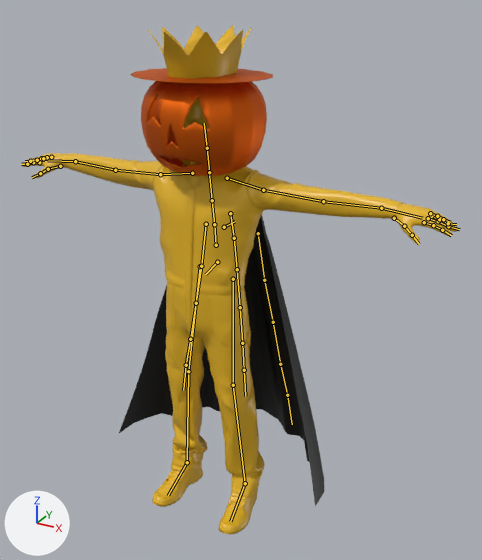
A saved change to the FBX model data/PoyPoy/Model/Character/Pumpking/Pumpking.fbx.
Rendered twice from a camera (50 mm lens) standing at (1.24, -1.99, 2.07) and looking at (0.03, 0.2, 0.98). Every picture has the same lights, and +X, +Y and +Z are marked at lower left. The picture after the commit comes second. The bones that change, and the others that lie on the model, are drawn over the model as lines.

Names of what the first picture shows: 'Ch32', 'Crown.001', 'Mant.001', 'Sphere', 'Sphere.001'.
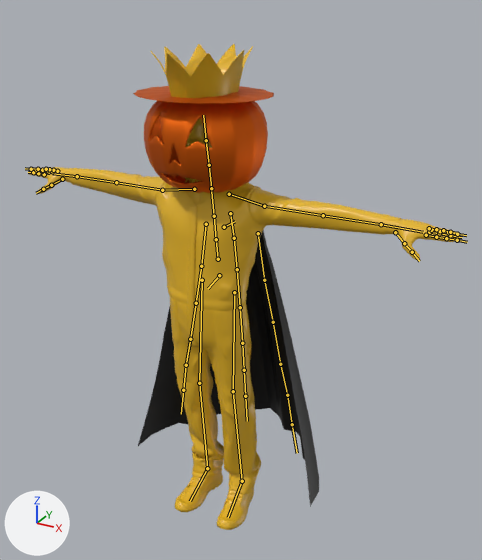
The newer file adds an action. The first version stands in its rest pose; the second is drawn at frame 1 of the action 'Armature|Armature|Armature|Armature|mixamo.com|Layer0'.

Boxes (x1, y1, x2, y2) around the edits, measured in the pictures (482 x 560 px):
'Ch32', posed
    before: (22, 98, 458, 534)
    after: (28, 117, 461, 530)
'Mant.001', posed (12% narrower)
    before: (119, 214, 325, 507)
    after: (138, 230, 319, 507)
'Sphere.001', posed
    before: (141, 81, 267, 177)
    after: (144, 101, 268, 193)
'Crown.001', posed
    before: (148, 26, 252, 79)
    after: (151, 44, 253, 98)
'Sphere', posed (12% taller)
    before: (130, 68, 273, 83)
    after: (133, 86, 274, 103)
bone 'mixamorig:Hips', root to tip
    before: (217, 262) to (205, 274)
    after: (219, 275) to (208, 288)
bone 'mixamorig:LeftArm', root to tip
    before: (263, 190) to (323, 201)
    after: (264, 206) to (323, 215)
bone 'mixamorig:LeftForeArm', root to tip
    before: (323, 201) to (381, 208)
    after: (323, 215) to (381, 224)
bone 'mixamorig:LeftHand', root to tip
    before: (381, 208) to (422, 218)
    after: (381, 224) to (423, 232)
bone 'mixamorig:LeftHandThumb1', root to tip
    before: (394, 218) to (404, 226)
    after: (395, 232) to (404, 243)
bone 'mixamorig:LeftHandThumb2', root to tip
    before: (404, 226) to (412, 235)
    after: (404, 243) to (412, 252)
bone 'mixamorig:LeftHandIndex2', root to tip
    before: (433, 225) to (442, 230)
    after: (436, 237) to (446, 238)
bone 'mixamorig:LeftHandIndex3', root to tip
    before: (442, 230) to (451, 235)
    after: (446, 238) to (457, 240)
bone 'mixamorig:LeftHandMiddle2', root to tip
    before: (438, 221) to (448, 226)
    after: (439, 233) to (450, 235)
bone 'mixamorig:LeftHandRing1', root to tip
    before: (431, 216) to (439, 219)
    after: (431, 230) to (440, 231)
bone 'mixamorig:LeftHandPinky1', root to tip
    before: (430, 213) to (437, 216)
    after: (429, 228) to (436, 229)
bone 'mixamorig:LeftHandPinky2', root to tip
    before: (437, 216) to (443, 219)
    after: (436, 229) to (443, 230)
bone 'mixamorig:RightArm', root to tip
    before: (160, 174) to (115, 170)
    after: (162, 190) to (116, 182)
bone 'mixamorig:RightForeArm', root to tip
    before: (115, 170) to (75, 161)
    after: (116, 182) to (77, 176)
bone 'mixamorig:RightHand', root to tip
    before: (75, 161) to (47, 160)
    after: (77, 176) to (52, 173)
bone 'mixamorig:RightHandThumb1', root to tip
    before: (60, 166) to (48, 169)
    after: (62, 179) to (51, 185)
bone 'mixamorig:RightHandThumb2', root to tip
    before: (48, 169) to (40, 173)
    after: (51, 185) to (43, 189)
bone 'mixamorig:RightHandIndex1', root to tip
    before: (39, 162) to (33, 162)
    after: (44, 174) to (38, 173)
bone 'mixamorig:RightHandIndex2', root to tip
    before: (33, 162) to (27, 164)
    after: (38, 173) to (33, 172)
bone 'mixamorig:RightHandMiddle1', root to tip
    before: (43, 159) to (36, 160)
    after: (48, 172) to (42, 171)
bone 'mixamorig:RightHandRing1', root to tip
    before: (46, 158) to (41, 158)
    after: (52, 171) to (47, 170)
bone 'mixamorig:RightHandPinky1', root to tip
    before: (51, 157) to (47, 157)
    after: (57, 171) to (53, 170)
bone 'mixamorig:LeftUpLeg', root to tip
    before: (233, 279) to (233, 385)
    after: (234, 292) to (233, 391)
bone 'mixamorig:LeftLeg', root to tip
    before: (233, 385) to (245, 483)
    after: (233, 391) to (242, 481)
bone 'mixamorig:LeftFoot', root to tip
    before: (245, 483) to (230, 521)
    after: (242, 481) to (228, 517)
bone 'mixamorig:RightUpLeg', root to tip
    before: (200, 266) to (188, 371)
    after: (202, 280) to (199, 383)
bone 'mixamorig:RightLeg', root to tip
    before: (188, 371) to (187, 462)
    after: (199, 383) to (207, 468)
bone 'mixamorig:RightFoot', root to tip
    before: (187, 462) to (168, 495)
    after: (207, 468) to (190, 501)

The change in detail:
Bone 'mixamorig:Hips' (bone_mixamorig_hips) moves from (0.0, 0.0, 0.0) to (0.0, 0.2, 6.4).
Bone 'mixamorig:LeftArm' (bone_mixamorig_leftarm) turns from (0, 0, 0) to (-3, 0, 2) degrees about its own x, y and z.
Bone 'mixamorig:LeftForeArm' (bone_mixamorig_leftforearm) turns from (0, 0, 0) to (6, 0, -3) degrees about its own x, y and z.
Bone 'mixamorig:LeftHand' (bone_mixamorig_lefthand) turns from (0, 0, 0) to (-3, -7, -6) degrees about its own x, y and z.
Bone 'mixamorig:LeftHandThumb1' (bone_mixamorig_lefthandthumb1) turns from (0, 0, 0) to (16, -1, 5) degrees about its own x, y and z.
Bone 'mixamorig:LeftHandThumb2' (bone_mixamorig_lefthandthumb2) turns from (0, 0, 0) to (-13, 0, -2) degrees about its own x, y and z.
Bone 'mixamorig:LeftHandIndex2' (bone_mixamorig_lefthandindex2) turns from (0, 0, 0) to (-8, 0, -1) degrees about its own x, y and z.
Bone 'mixamorig:LeftHandIndex3' (bone_mixamorig_lefthandindex3) turns from (0, 0, 0) to (-8, 0, -1) degrees about its own x, y and z.
Bone 'mixamorig:LeftHandMiddle2' (bone_mixamorig_lefthandmiddle2) turns from (0, 0, 0) to (-11, 0, -1) degrees about its own x, y and z.
Bone 'mixamorig:LeftHandRing1' (bone_mixamorig_lefthandring1) turns from (0, 0, 0) to (-14, 0, 4) degrees about its own x, y and z.
Bone 'mixamorig:LeftHandPinky1' (bone_mixamorig_lefthandpinky1) turns from (0, 0, 0) to (-8, 0, 4) degrees about its own x, y and z.
Bone 'mixamorig:LeftHandPinky2' (bone_mixamorig_lefthandpinky2) turns from (0, 0, 0) to (-13, 0, -1) degrees about its own x, y and z.
Bone 'mixamorig:RightArm' (bone_mixamorig_rightarm) turns from (0, 0, 0) to (-3, 0, -2) degrees about its own x, y and z.
Bone 'mixamorig:RightForeArm' (bone_mixamorig_rightforearm) turns from (0, 0, 0) to (6, 0, 3) degrees about its own x, y and z.
Bone 'mixamorig:RightHand' (bone_mixamorig_righthand) turns from (0, 0, 0) to (-3, 6, 7) degrees about its own x, y and z.
Bone 'mixamorig:RightHandThumb1' (bone_mixamorig_righthandthumb1) turns from (0, 0, 0) to (15, 1, -5) degrees about its own x, y and z.
Bone 'mixamorig:RightHandThumb2' (bone_mixamorig_righthandthumb2) turns from (0, 0, 0) to (-13, 0, 1) degrees about its own x, y and z.
Bone 'mixamorig:RightHandIndex1' (bone_mixamorig_righthandindex1) turns from (0, 0, 0) to (-5, 0, 1) degrees about its own x, y and z.
Bone 'mixamorig:RightHandIndex2' (bone_mixamorig_righthandindex2) turns from (0, 0, 0) to (-9, 0, 1) degrees about its own x, y and z.
Bone 'mixamorig:RightHandMiddle1' (bone_mixamorig_righthandmiddle1) turns from (0, 0, 0) to (-9, 0, -3) degrees about its own x, y and z.
Bone 'mixamorig:RightHandRing1' (bone_mixamorig_righthandring1) turns from (0, 0, 0) to (-11, -1, -7) degrees about its own x, y and z.
Bone 'mixamorig:RightHandPinky1' (bone_mixamorig_righthandpinky1) turns from (0, 0, 0) to (-11, -1, -6) degrees about its own x, y and z.
Bone 'mixamorig:LeftUpLeg' (bone_mixamorig_leftupleg) turns from (0, 0, 0) to (-4, 0, -3) degrees about its own x, y and z.
Bone 'mixamorig:LeftLeg' (bone_mixamorig_leftleg) turns from (0, 0, 0) to (1, 0, 0) degrees about its own x, y and z.
Bone 'mixamorig:LeftFoot' (bone_mixamorig_leftfoot) turns from (0, 0, 0) to (3, 3, 2) degrees about its own x, y and z.
Bone 'mixamorig:RightUpLeg' (bone_mixamorig_rightupleg) turns from (0, 0, 0) to (-3, 1, 4) degrees about its own x, y and z.
Bone 'mixamorig:RightLeg' (bone_mixamorig_rightleg) turns from (0, 0, 0) to (-1, 0, 0) degrees about its own x, y and z.
Bone 'mixamorig:RightFoot' (bone_mixamorig_rightfoot) turns from (0, 0, 0) to (5, -3, -2) degrees about its own x, y and z.
